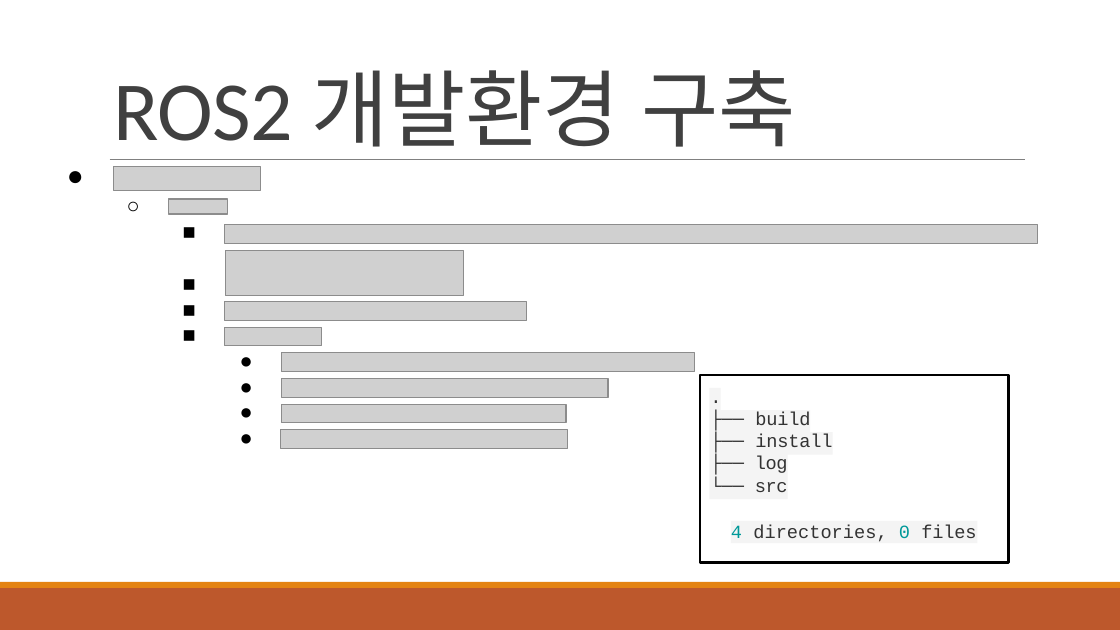
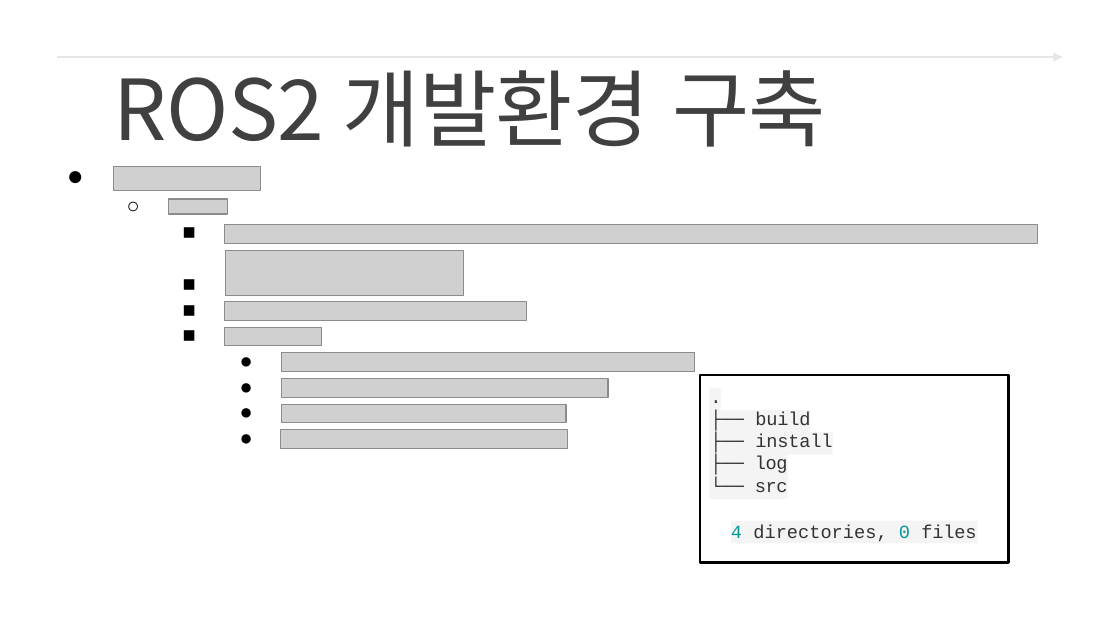
Before and after one commit to freshmea/ict_robot_sj, a slide deck: slide 2 of pdf_ppt/3. ROS2/교안_ROS2 터틀봇_바인드소프트_2일차교욱.pptx (slide 3 before the commit). Drawn at 1120x630 pixels with LibreOffice and Linux fonts; fonts in the diff are those of the drawing; grey boxes stand for pictures; background and template pictures are left out. Boxes give left, top, right and bottom in pixels: in the first picture for what was removed or moved away, otherwise in the second. Text is boxed around its words. In the diff, an @@ line names an element or a change of style, - is before the commit and + after.

```diff
--- a/pdf_ppt/3. ROS2/교안_ROS2 터틀봇_바인드소프트_2일차교욱.pptx
+++ b/pdf_ppt/3. ROS2/교안_ROS2 터틀봇_바인드소프트_2일차교욱.pptx
@@ arrow added from (57, 57) to (1063, 57), #E6E6E6 1.5 pt @@
@@ text "ROS2 개발환경 구축" at box(114, 70, 826, 147): font Calibri to Noto Sans CJK KR @@
@@ line removed from (110, 160) to (1025, 160) @@
@@ rectangle removed at box(0, 588, 1120, 630) @@
@@ rectangle removed at box(0, 582, 1120, 588) @@
```
Also in this commit, not shown: 6 other slides changed, 6 slides added, 4 slides removed, 7 other files.
